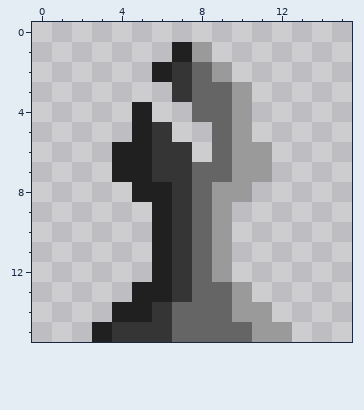
Two states of a pixel-art sprite, assets/bbishop.png. That is the earlier state.
The file is 128x128 pixels, drawn in blocks of 8x8; one block is one cell here.
Once edited:
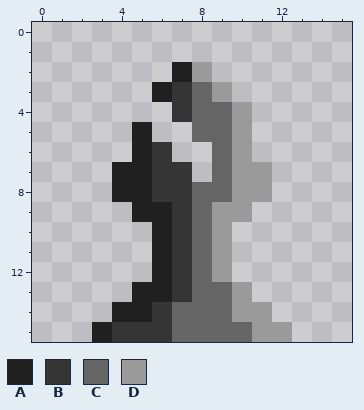
Palette (. is transparent): A #202020  B #353535  C #656565  D #9a9a9a
Change:
@@ x 0..15 @@
  0 ................
- 1 .......AD.......
- 2 ......ABCD......
- 3 .......BCCD.....
- 4 .....A..CCD.....
- 5 .....AB..CD.....
- 6 ....AABB.CDD....
- 7 ....AABBCCDD....
- 8 .....AABCDD.....
- 9 ......ABCD......
+ 1 ................
+ 2 .......AD.......
+ 3 ......ABCD......
+ 4 .......BCCD.....
+ 5 .....A..CCD.....
+ 6 .....AB..CD.....
+ 7 ....AABB.CDD....
+ 8 ....AABBCCDD....
+ 9 .....AABCDD.....
 10 ......ABCD......
